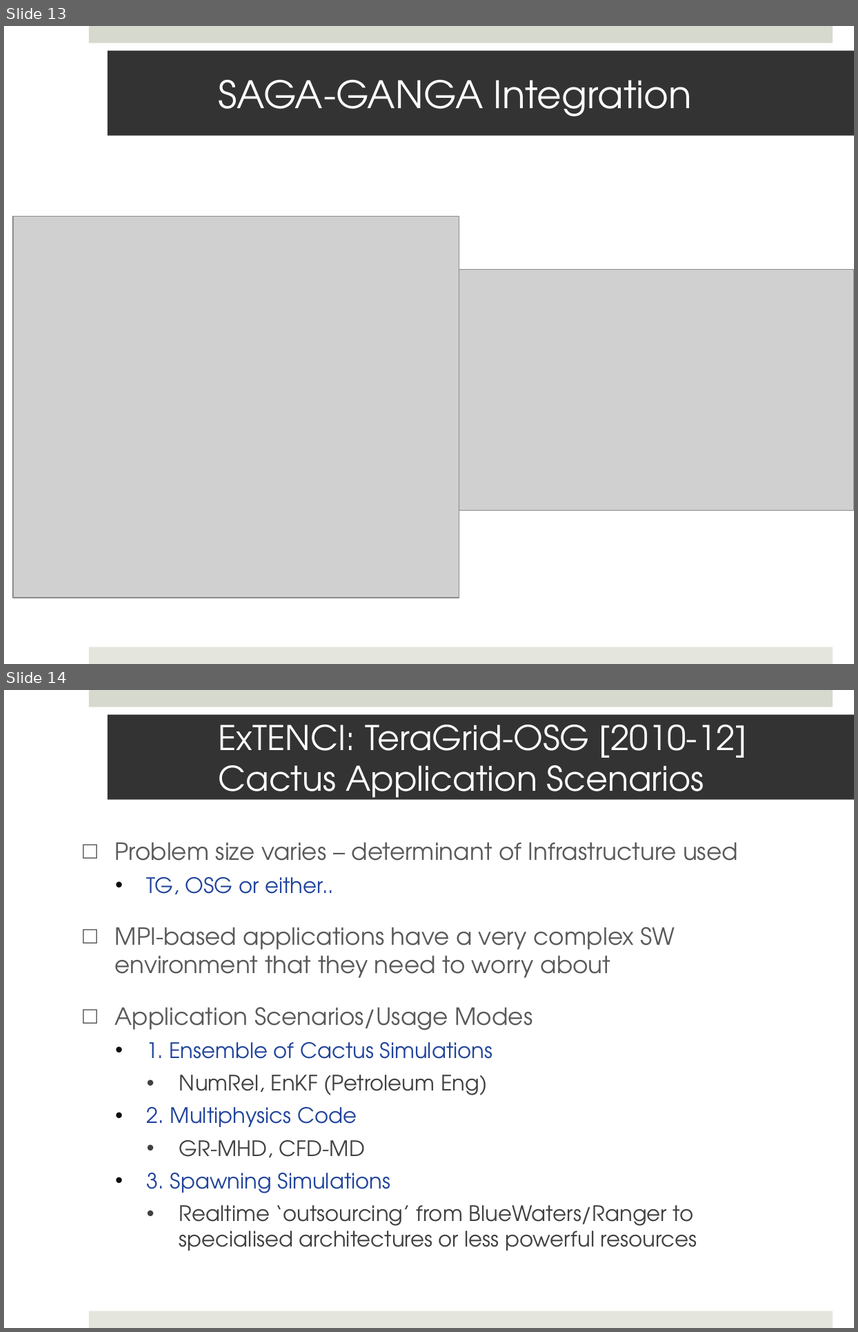
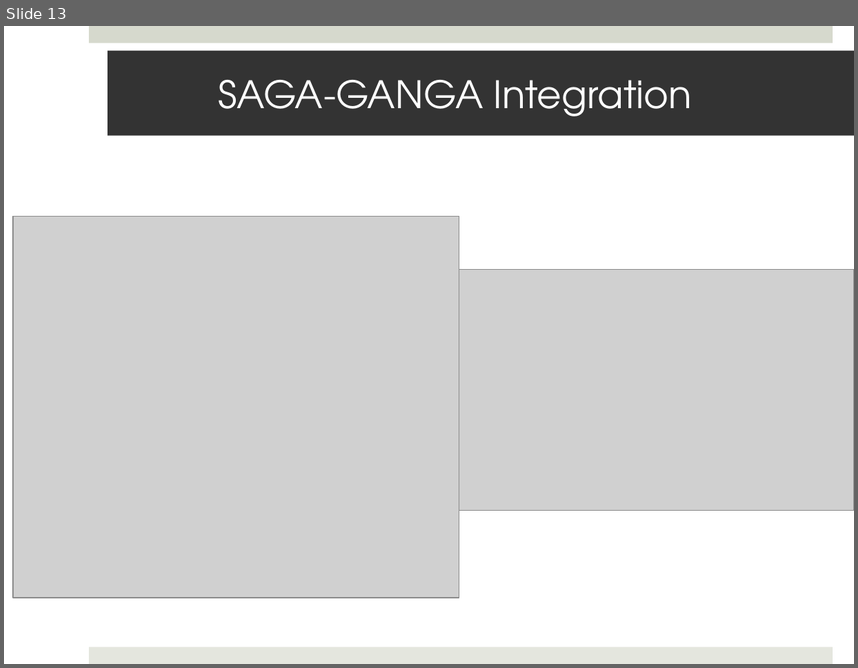
Before and after one commit to saga-project/saga-cpp-legacy-projects, a slide deck: tutorial/general_tutorial/SAGA-Intro-Conclusion.pptx. Shown one above the other, each under a label of ours: slides 13 and 14 before the commit, slide 13 after it. The pictures are 858x1332 and 858x668 pixels, drawn with LibreOffice and Linux fonts; fonts in the diff are those of the drawing; grey boxes stand for pictures; background and template pictures are left out. Boxes give left, top, right and bottom in pixels: in the first picture for what was removed or moved away, otherwise in the second. Text is boxed around its words. In the diff, an @@ line names an element or a change of style, - is before the commit and + after.

```diff
--- a/tutorial/general_tutorial/SAGA-Intro-Conclusion.pptx
+++ b/tutorial/general_tutorial/SAGA-Intro-Conclusion.pptx
@@ slide 14 removed at bbox=[4, 690, 854, 1328], background #FFFFFF; not listed: 2 template elements that a slide beside it also shows @@
@@ title removed at bbox=[107, 715, 854, 800] @@
-ExTENCI: TeraGrid-OSG [2010-12]
-Cactus Application Scenarios
@@ text removed at bbox=[115, 842, 738, 1250] @@
-□ Problem size varies – determinant of Infrastructure used
-  • TG, OSG or either..
-□ MPI-based applications have a very complex SW environment that they need to worry about
-□ Application Scenarios/Usage Modes
-  • 1. Ensemble of Cactus Simulations
-    • NumRel, EnKF (Petroleum Eng)
-  • 2. Multiphysics Code
-    • GR-MHD, CFD-MD
-  • 3. Spawning Simulations
-    • Realtime ‘outsourcing’ from BlueWaters/Ranger to specialised architectures or less powerful resources
```
Also in this commit, not shown: 5 slides changed, 5 slides added, 4 other slides removed.
